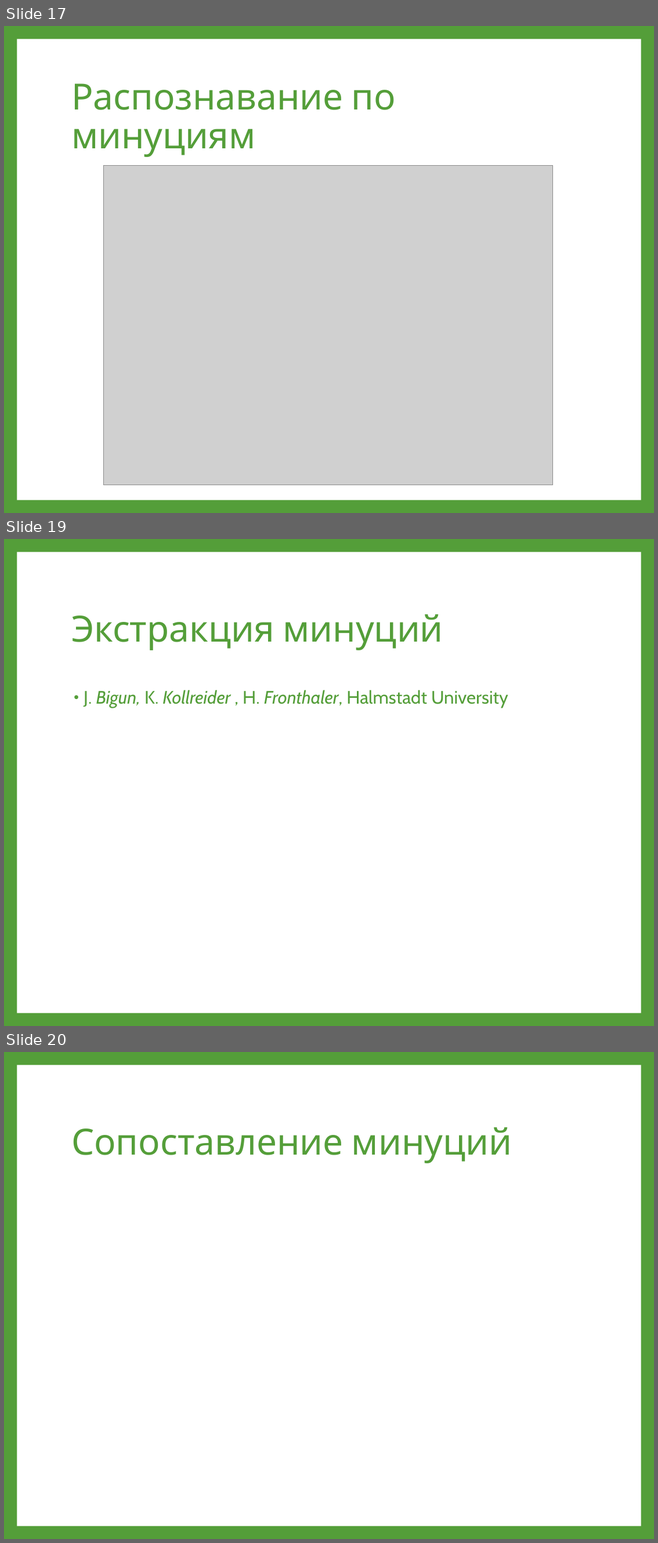
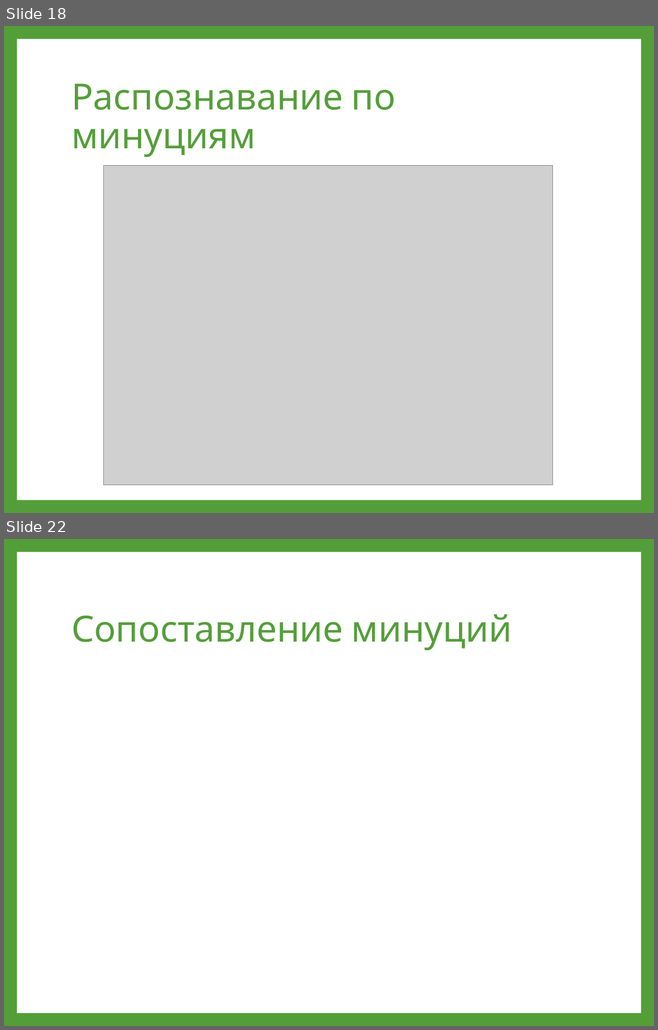
Before and after one commit to swapnilghorpade/cuda-fingerprinting, a slide deck: Publications/15.03.2013 - SPIIRAS/Опыт решения задачи дактилоскопической идентификации с использованием GPGPU.pptx. Shown one above the other, each under a label of ours: slides 17, 19 and 20 before the commit, slides 18 and 22 after it; the slides between them are not shown. The pictures are 658x1543 and 658x1030 pixels, drawn with LibreOffice and Linux fonts; fonts in the diff are those of the drawing; grey boxes stand for pictures. Boxes give left, top, right and bottom in pixels: in the first picture for what was removed or moved away, otherwise in the second. Text is boxed around its words. In the diff, an @@ line names an element or a change of style, - is before the commit and + after.

```diff
--- a/Publications/15.03.2013 - SPIIRAS/Опыт решения задачи дактилоскопической идентификации с использованием GPGPU.pptx
+++ b/Publications/15.03.2013 - SPIIRAS/Опыт решения задачи дактилоскопической идентификации с использованием GPGPU.pptx
@@ slide 19 removed at [4, 539, 654, 1026], background #549E39; not listed: 1 template element that a slide beside it also shows @@
@@ title removed at [71, 614, 443, 650] @@
-Экстракция минуций
@@ text removed at [83, 690, 508, 708] @@
-• J. Bigun, K. Kollreider , H. Fronthaler, Halmstadt University
@@ what was slide 17 is now slide 18 @@
@@ what was slide 20 is now slide 22 @@
```
Also in this commit, not shown: 4 slides changed, 9 slides added, 4 other slides removed.
